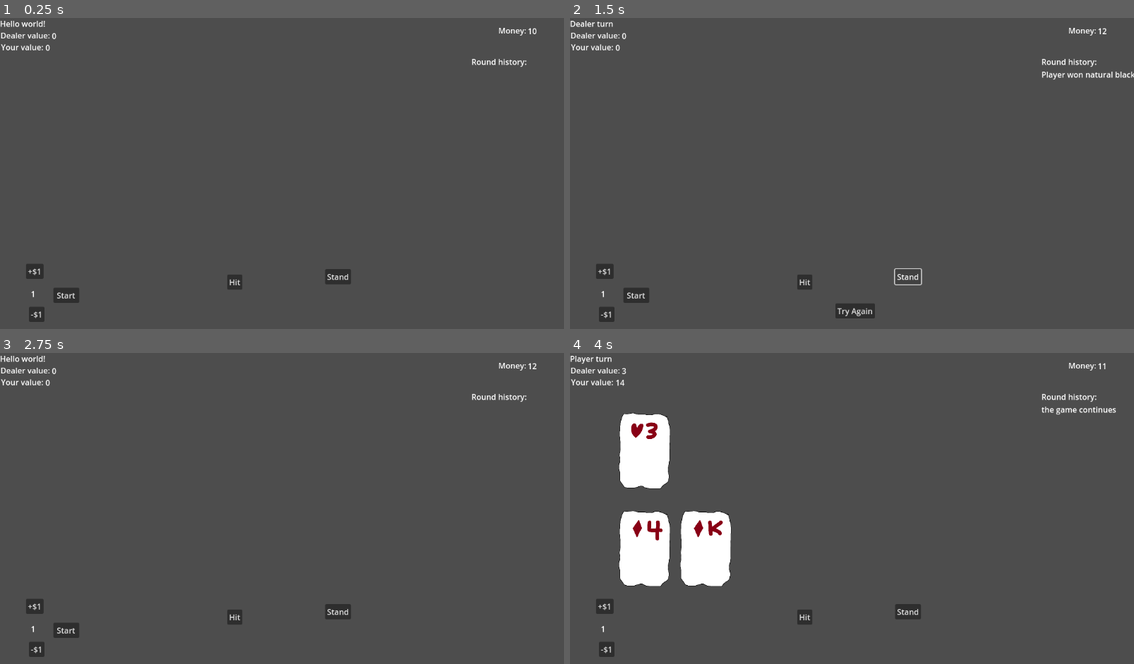
Above: before the commit, frames 1-4 (two rows, left to right).
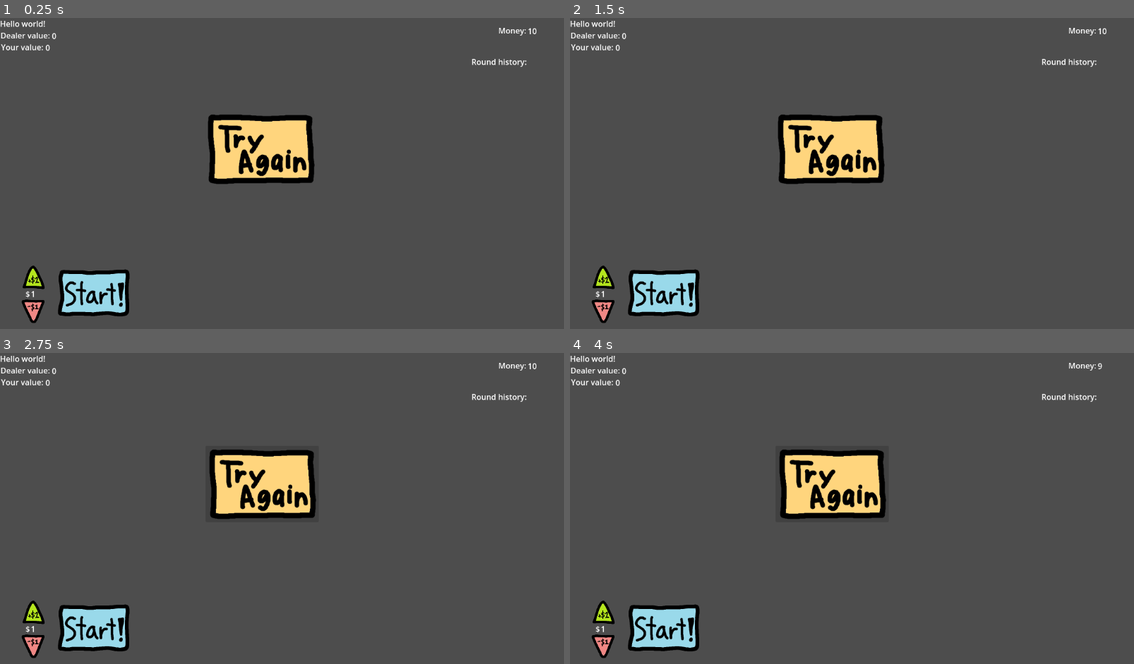
Above: after the commit, the same moments.

Repository: vinh15me/AGL-Team-5-Mini-Level
Game: Godot game, scene res://main_scene.tscn
The game is run twice, just before and just after one commit, with the same random seed, the same clock (stepped at 60 frames per second) and the same inputs.
Inputs (mouse positions are in pixels of both pictures, inside the frame that each line leads up to; where the layout moved, square brackets give the same spot in the first picture):
- Up to frame 1 (0.25 s): no input
- Up to frame 2 (1.5 s): click (806, 282) at 0.5 s, where only the run before the commit has a clickable "Hit"; click (908, 276) at 1.25 s, where only the run before the commit has a clickable "Stand"
- Up to frame 3 (2.75 s): click (259, 483) [287, 645] at 2 s
- Up to frame 4 (4 s): click (665, 626) [637, 629] at 2.75 s; click (829, 483) at 3.52 s

The runs differ from the first frame. In frame 1, 6.7% of the frame differs, in the area x 3-63%, y 31-99%; in frame 2, 7.2%; in frame 3, 6.7%; in frame 4, 13%, in the area x 0-97%, y 0-99%.
Error before the commit: Invalid call. Nonexistent function 'value' in base 'Nil'. (res://cards.gd:185)

Commit message:
Added more assets
-Added more assets
-Change how things look
-it looks bad

Diff:
--- a/blackjack/main_scene.gd
+++ b/blackjack/main_scene.gd
@@ -10,6 +10,8 @@
 func _ready():
 	game.send_data_to_main.connect(_send_to_display)
 	Globals._ensure_minimum()
+	$Control/HitButton.visible = false
+	$Control/StandButton.visible = false
 	update_money()
 
 func update_money():
@@ -118,3 +120,7 @@
 	update_turn()
 	update_money()
 	$Control/StartButton.visible = false
+	$Control/DecreaseBet.visible = false
+	$Control/IncreaseBet.visible = false
+	$Control/HitButton.visible = true
+	$Control/StandButton.visible = true
--- a/blackjack/main_scene.tscn
+++ b/blackjack/main_scene.tscn
@@ -1,12 +1,120 @@
-[gd_scene load_steps=5 format=3 uid="uid://bt6ofygv6cssg"]
+[gd_scene load_steps=17 format=3 uid="uid://bt6ofygv6cssg"]
 
 [ext_resource type="Script" uid="uid://de0gd1onox2n" path="res://main_scene.gd" id="1_0f027"]
+[ext_resource type="Texture2D" uid="uid://bop6e8118igrp" path="res://Asset-Scripts/decrease.png" id="2_66tet"]
 [ext_resource type="Script" uid="uid://nb3oo0272aju" path="res://Asset-Scripts/Card/player_card_display.gd" id="2_gyfs4"]
+[ext_resource type="Texture2D" uid="uid://bik555my7r54u" path="res://Asset-Scripts/hit.png" id="2_hq1ik"]
+[ext_resource type="Texture2D" uid="uid://dn6746a8aqxri" path="res://Asset-Scripts/increase.png" id="3_7ycvg"]
 [ext_resource type="Texture2D" uid="uid://blxhek610du5l" path="res://Asset-Scripts/Card/Card Assets/Ace of Clubs.png" id="3_d5x1h"]
+[ext_resource type="Texture2D" uid="uid://5oiso5suerbx" path="res://Asset-Scripts/stand.png" id="3_nfk4m"]
 [ext_resource type="Script" uid="uid://bnikl0wfxvhs5" path="res://Asset-Scripts/Card/dealer_card_display.gd" id="4_d5x1h"]
+[ext_resource type="Texture2D" uid="uid://cl0kpo2fo2yyi" path="res://Asset-Scripts/start.png" id="6_7ycvg"]
+[ext_resource type="Texture2D" uid="uid://ceei6a2uk01qe" path="res://Asset-Scripts/try again.png" id="7_wr18j"]
+
+[sub_resource type="StyleBoxEmpty" id="StyleBoxEmpty_wr18j"]
+
+[sub_resource type="StyleBoxEmpty" id="StyleBoxEmpty_qwutr"]
+
+[sub_resource type="StyleBoxEmpty" id="StyleBoxEmpty_66tet"]
+
+[sub_resource type="StyleBoxEmpty" id="StyleBoxEmpty_7ycvg"]
+
+[sub_resource type="StyleBoxEmpty" id="StyleBoxEmpty_671wp"]
+
+[sub_resource type="StyleBoxEmpty" id="StyleBoxEmpty_mo76n"]
 
 [node name="MainScene" type="Node2D"]
 script = ExtResource("1_0f027")
+
+[node name="PlayerDisplay" type="Node2D" parent="."]
+script = ExtResource("2_gyfs4")
+
+[node name="Sprite2D" type="Sprite2D" parent="PlayerDisplay"]
+visible = false
+position = Vector2(150, 400)
+scale = Vector2(0.25, 0.25)
+texture = ExtResource("3_d5x1h")
+
+[node name="Sprite2D2" type="Sprite2D" parent="PlayerDisplay"]
+visible = false
+position = Vector2(275, 400)
+scale = Vector2(0.25, 0.25)
+texture = ExtResource("3_d5x1h")
+
+[node name="Sprite2D3" type="Sprite2D" parent="PlayerDisplay"]
+visible = false
+position = Vector2(400, 400)
+scale = Vector2(0.25, 0.25)
+texture = ExtResource("3_d5x1h")
+
+[node name="Sprite2D4" type="Sprite2D" parent="PlayerDisplay"]
+visible = false
+position = Vector2(525, 400)
+scale = Vector2(0.25, 0.25)
+texture = ExtResource("3_d5x1h")
+
+[node name="Sprite2D5" type="Sprite2D" parent="PlayerDisplay"]
+visible = false
+position = Vector2(650, 400)
+scale = Vector2(0.25, 0.25)
+texture = ExtResource("3_d5x1h")
+
+[node name="Sprite2D6" type="Sprite2D" parent="PlayerDisplay"]
+visible = false
+position = Vector2(775, 400)
+scale = Vector2(0.25, 0.25)
+texture = ExtResource("3_d5x1h")
+
+[node name="Sprite2D7" type="Sprite2D" parent="PlayerDisplay"]
+visible = false
+position = Vector2(900, 400)
+scale = Vector2(0.25, 0.25)
+texture = ExtResource("3_d5x1h")
+
+[node name="DealerDisplay" type="Node2D" parent="."]
+script = ExtResource("4_d5x1h")
+
+[node name="Sprite2D" type="Sprite2D" parent="DealerDisplay"]
+visible = false
+position = Vector2(150, 200)
+scale = Vector2(0.25, 0.25)
+texture = ExtResource("3_d5x1h")
+
+[node name="Sprite2D2" type="Sprite2D" parent="DealerDisplay"]
+visible = false
+position = Vector2(275, 200)
+scale = Vector2(0.25, 0.25)
+texture = ExtResource("3_d5x1h")
+
+[node name="Sprite2D5" type="Sprite2D" parent="DealerDisplay"]
+visible = false
+position = Vector2(400.5, 200.5)
+scale = Vector2(0.25, 0.25)
+texture = ExtResource("3_d5x1h")
+
+[node name="Sprite2D6" type="Sprite2D" parent="DealerDisplay"]
+visible = false
+position = Vector2(525.5, 200.5)
+scale = Vector2(0.25, 0.25)
+texture = ExtResource("3_d5x1h")
+
+[node name="Sprite2D7" type="Sprite2D" parent="DealerDisplay"]
+visible = false
+position = Vector2(650.5, 200.5)
+scale = Vector2(0.25, 0.25)
+texture = ExtResource("3_d5x1h")
+
+[node name="Sprite2D8" type="Sprite2D" parent="DealerDisplay"]
+visible = false
+position = Vector2(775.5, 200.5)
+scale = Vector2(0.25, 0.25)
+texture = ExtResource("3_d5x1h")
+
+[node name="Sprite2D9" type="Sprite2D" parent="DealerDisplay"]
+visible = false
+position = Vector2(900.5, 200.5)
+scale = Vector2(0.25, 0.25)
+texture = ExtResource("3_d5x1h")
 
 [node name="Control" type="Control" parent="."]
 layout_mode = 3
@@ -24,19 +132,23 @@
 
 [node name="DecreaseBet" type="Button" parent="Control"]
 layout_mode = 0
-offset_left = 59.0
-offset_top = 591.0
-offset_right = 91.0
-offset_bottom = 622.0
-text = "-$1"
+offset_left = 43.0
+offset_top = 576.0
+offset_right = 243.0
+offset_bottom = 776.0
+scale = Vector2(0.25, 0.25)
+theme_override_styles/normal = SubResource("StyleBoxEmpty_wr18j")
+icon = ExtResource("2_66tet")
 
 [node name="IncreaseBet" type="Button" parent="Control"]
 layout_mode = 0
-offset_left = 53.0
-offset_top = 503.0
-offset_right = 89.0
-offset_bottom = 534.0
-text = "+$1"
+offset_left = 43.0
+offset_top = 506.0
+offset_right = 243.0
+offset_bottom = 706.0
+scale = Vector2(0.25, 0.25)
+theme_override_styles/normal = SubResource("StyleBoxEmpty_qwutr")
+icon = ExtResource("3_7ycvg")
 
 [node name="TurnLabel" type="Label" parent="Control"]
 layout_mode = 1
@@ -86,27 +198,34 @@
 
 [node name="HitButton" type="Button" parent="Control"]
 layout_mode = 0
-offset_left = 464.0
-offset_top = 525.0
-offset_right = 495.0
-offset_bottom = 556.0
-text = "Hit"
+offset_left = 400.0
+offset_top = 500.0
+offset_right = 1008.0
+offset_bottom = 908.0
+scale = Vector2(0.25, 0.25)
+theme_override_styles/normal = SubResource("StyleBoxEmpty_66tet")
+icon = ExtResource("2_hq1ik")
 
 [node name="StandButton" type="Button" parent="Control"]
 layout_mode = 0
-offset_left = 664.0
-offset_top = 514.0
-offset_right = 717.0
-offset_bottom = 545.0
-text = "Stand"
+offset_left = 600.0
+offset_top = 500.0
+offset_right = 1208.0
+offset_bottom = 908.0
+scale = Vector2(0.25, 0.25)
+theme_override_constants/align_to_largest_stylebox = 0
+theme_override_styles/normal = SubResource("StyleBoxEmpty_7ycvg")
+icon = ExtResource("3_nfk4m")
 
 [node name="StartButton" type="Button" parent="Control"]
 layout_mode = 0
-offset_left = 109.0
-offset_top = 552.0
-offset_right = 162.0
-offset_bottom = 583.0
-text = "Start"
+offset_left = 116.0
+offset_top = 513.0
+offset_right = 416.0
+offset_bottom = 713.0
+scale = Vector2(0.5, 0.5)
+theme_override_styles/normal = SubResource("StyleBoxEmpty_671wp")
+icon = ExtResource("6_7ycvg")
 
 [node name="MoneyLabel" type="Label" parent="Control"]
 layout_mode = 0
@@ -125,103 +244,22 @@
 text = "1"
 
 [node name="TryAgainButton" type="Button" parent="Control"]
-visible = false
-layout_mode = 0
-offset_left = 542.0
-offset_top = 584.0
-offset_right = 623.0
-offset_bottom = 615.0
-text = "Try Again"
-
-[node name="PlayerDisplay" type="Node2D" parent="."]
-script = ExtResource("2_gyfs4")
-
-[node name="Sprite2D" type="Sprite2D" parent="PlayerDisplay"]
-visible = false
-position = Vector2(150, 400)
-scale = Vector2(0.25, 0.25)
-texture = ExtResource("3_d5x1h")
-
-[node name="Sprite2D2" type="Sprite2D" parent="PlayerDisplay"]
-visible = false
-position = Vector2(275, 400)
-scale = Vector2(0.25, 0.25)
-texture = ExtResource("3_d5x1h")
-
-[node name="Sprite2D3" type="Sprite2D" parent="PlayerDisplay"]
-visible = false
-position = Vector2(400, 400)
-scale = Vector2(0.25, 0.25)
-texture = ExtResource("3_d5x1h")
-
-[node name="Sprite2D4" type="Sprite2D" parent="PlayerDisplay"]
-visible = false
-position = Vector2(525, 400)
-scale = Vector2(0.25, 0.25)
-texture = ExtResource("3_d5x1h")
-
-[node name="Sprite2D5" type="Sprite2D" parent="PlayerDisplay"]
-visible = false
-position = Vector2(650, 400)
-scale = Vector2(0.25, 0.25)
-texture = ExtResource("3_d5x1h")
-
-[node name="Sprite2D6" type="Sprite2D" parent="PlayerDisplay"]
-visible = false
-position = Vector2(775, 400)
-scale = Vector2(0.25, 0.25)
-texture = ExtResource("3_d5x1h")
-
-[node name="Sprite2D7" type="Sprite2D" parent="PlayerDisplay"]
-visible = false
-position = Vector2(900, 400)
-scale = Vector2(0.25, 0.25)
-texture = ExtResource("3_d5x1h")
-
-[node name="DealerDisplay" type="Node2D" parent="."]
-script = ExtResource("4_d5x1h")
-
-[node name="Sprite2D" type="Sprite2D" parent="DealerDisplay"]
-visible = false
-position = Vector2(150, 200)
-scale = Vector2(0.25, 0.25)
-texture = ExtResource("3_d5x1h")
-
-[node name="Sprite2D2" type="Sprite2D" parent="DealerDisplay"]
-visible = false
-position = Vector2(275, 200)
-scale = Vector2(0.25, 0.25)
-texture = ExtResource("3_d5x1h")
-
-[node name="Sprite2D5" type="Sprite2D" parent="DealerDisplay"]
-visible = false
-position = Vector2(400.5, 200.5)
-scale = Vector2(0.25, 0.25)
-texture = ExtResource("3_d5x1h")
-
-[node name="Sprite2D6" type="Sprite2D" parent="DealerDisplay"]
-visible = false
-position = Vector2(525.5, 200.5)
-scale = Vector2(0.25, 0.25)
-texture = ExtResource("3_d5x1h")
-
-[node name="Sprite2D7" type="Sprite2D" parent="DealerDisplay"]
-visible = false
-position = Vector2(650.5, 200.5)
-scale = Vector2(0.25, 0.25)
-texture = ExtResource("3_d5x1h")
-
-[node name="Sprite2D8" type="Sprite2D" parent="DealerDisplay"]
-visible = false
-position = Vector2(775.5, 200.5)
-scale = Vector2(0.25, 0.25)
-texture = ExtResource("3_d5x1h")
-
-[node name="Sprite2D9" type="Sprite2D" parent="DealerDisplay"]
-visible = false
-position = Vector2(900.5, 200.5)
-scale = Vector2(0.25, 0.25)
-texture = ExtResource("3_d5x1h")
+layout_mode = 0
+offset_left = 420.0
+offset_top = 190.0
+offset_right = 728.0
+offset_bottom = 398.0
+scale = Vector2(0.75, 0.75)
+theme_override_styles/normal = SubResource("StyleBoxEmpty_mo76n")
+icon = ExtResource("7_wr18j")
+
+[node name="Label" type="Label" parent="Control"]
+layout_mode = 0
+offset_left = 52.0
+offset_top = 553.0
+offset_right = 92.0
+offset_bottom = 576.0
+text = "$"
 
 [node name="Camera2D" type="Camera2D" parent="."]
 position = Vector2(576, 324)
Binary file added: blackjack/Asset-Scripts/decrease.png
Not shown, added: blackjack/Asset-Scripts/decrease.png.import
Binary file added: blackjack/Asset-Scripts/hit.png
Not shown, added: blackjack/Asset-Scripts/hit.png.import
Binary file added: blackjack/Asset-Scripts/increase.png
Not shown, added: blackjack/Asset-Scripts/increase.png.import
Binary file added: blackjack/Asset-Scripts/stand.png
Not shown, added: blackjack/Asset-Scripts/stand.png.import
Binary file added: blackjack/Asset-Scripts/start.png
Not shown, added: blackjack/Asset-Scripts/start.png.import
Binary file added: blackjack/Asset-Scripts/try again.png
Not shown, added: blackjack/Asset-Scripts/try again.png.import
